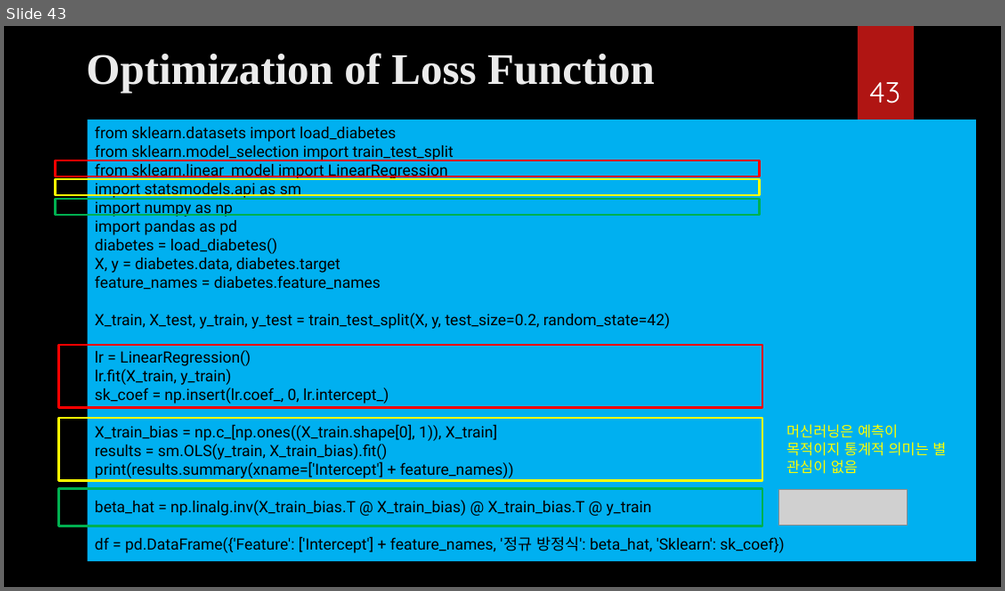
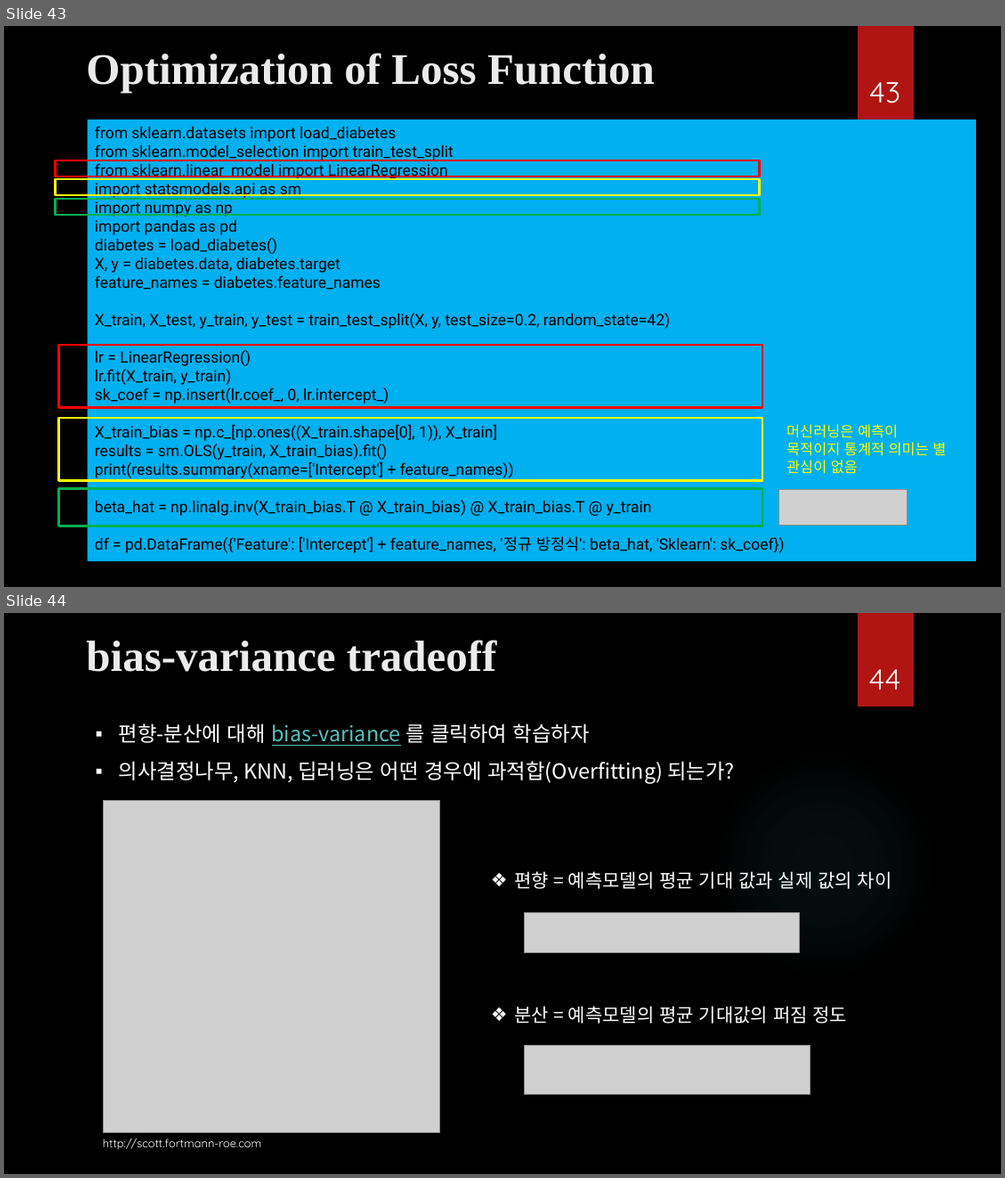
Before and after one commit to ancestor9/mathematics-for-machine-learning, a slide deck: Calculus/Modeling_Simulation_1.pptx. Shown one above the other, each under a label of ours: slide 43 before the commit, slides 43 and 44 after it. The pictures are 1005x591 and 1005x1178 pixels, drawn with LibreOffice and Linux fonts; fonts in the diff are those of the drawing; grey boxes stand for pictures; background and template pictures are left out. Boxes give left, top, right and bottom in pixels: in the first picture for what was removed or moved away, otherwise in the second. Text is boxed around its words. In the diff, an @@ line names an element or a change of style, - is before the commit and + after.

```diff
--- a/Calculus/Modeling_Simulation_1.pptx
+++ b/Calculus/Modeling_Simulation_1.pptx
@@ slide 44 added at [4, 613, 1001, 1174], background picture (left out); not listed: 1 template element that a slide beside it also shows @@
@@ title added at [86, 640, 497, 672], 42 pt, text #EBEBEB, bold @@
+bias-variance tradeoff
@@ page number added at [868, 669, 900, 690], 28 pt, text #FFFFFF @@
+44
@@ text added at [119, 723, 735, 784], 20 pt, text #FFFFFF @@
+▪ 편향-분산에 대해 bias-variance 를 클릭하여 학습하자
+▪ 의사결정나무, KNN, 딥러닝은 어떤 경우에 과적합(Overfitting) 되는가?
@@ ellipse added at [708, 750, 938, 981], fill gradient #50B9C1 @@
@@ picture added at [104, 801, 439, 1133] @@
@@ text added at [514, 871, 892, 1023], 18 pt, text #FFFFFF @@
+❖ 편향 = 예측모델의 평균 기대 값과 실제 값의 차이
+❖ 분산 = 예측모델의 평균 기대값의 퍼짐 정도
@@ picture added at [525, 913, 800, 952] @@
@@ picture added at [525, 1046, 810, 1094] @@
@@ text added at [103, 1138, 261, 1150], 11 pt, text #FFFFFF @@
+http://scott.fortmann-roe.com
```
Also in this commit, not shown: 1 other slide added.
